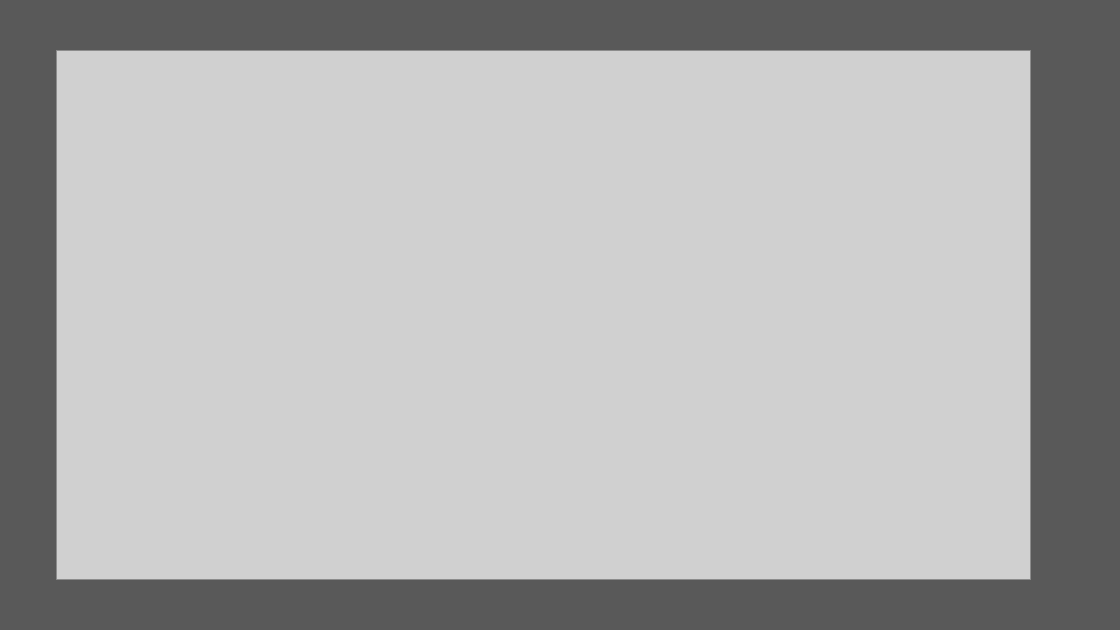
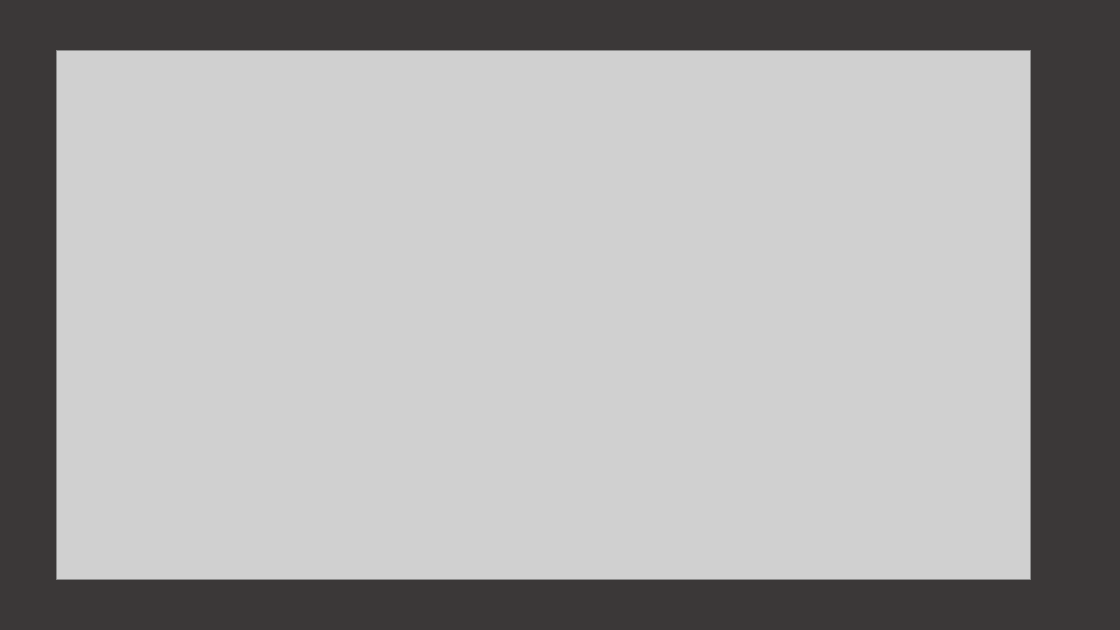
Before and after one commit to FernB/WACrimeRatesCovid19, a slide deck: slide 2 of Presentation1.pptx. Drawn at 1120x630 pixels with LibreOffice and Linux fonts; fonts in the diff are those of the drawing; grey boxes stand for pictures. Boxes give left, top, right and bottom in pixels: in the first picture for what was removed or moved away, otherwise in the second. Text is boxed around its words. In the diff, an @@ line names an element or a change of style, - is before the commit and + after.

```diff
--- a/Presentation1.pptx
+++ b/Presentation1.pptx
@@ background #595959 to #3B3838 @@
```
Also in this commit, not shown: 6 other slides changed, 3 slides added, 1 slide removed.
